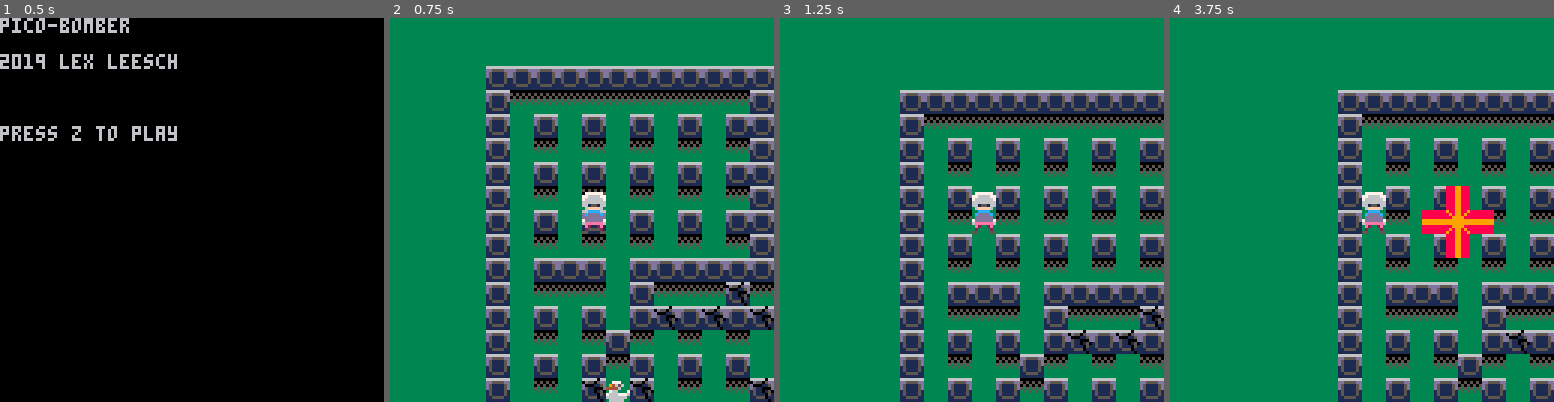
Above: before the commit, frames 1-4 (left to right).
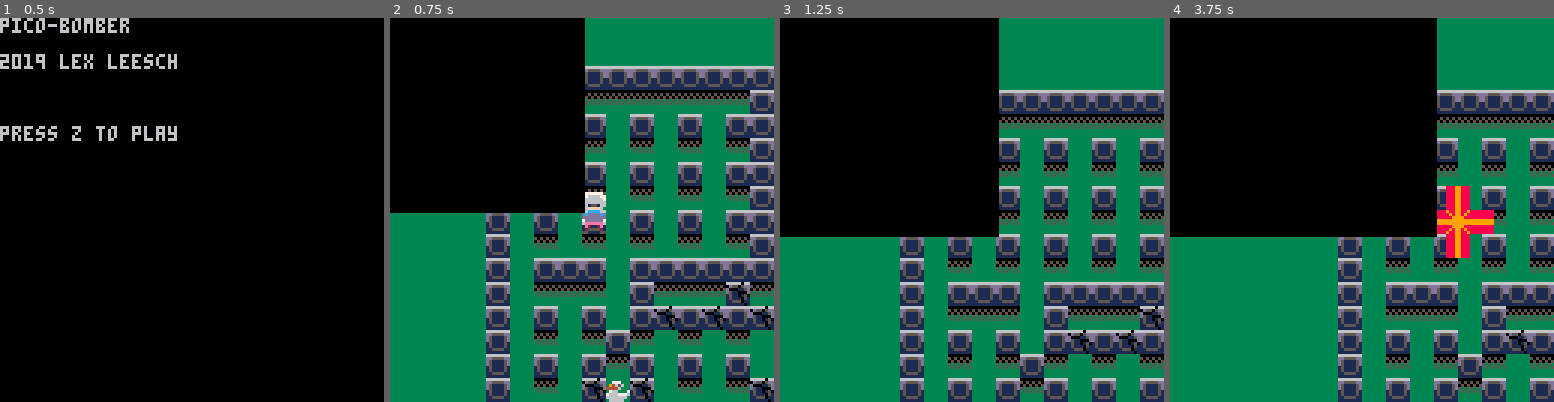
Above: after the commit, the same moments.

Repository: DigbyTheDog/PicoBomber
Game: PICO-8 cartridge game-1.p8
Two runs of this game, one before a commit and one after it. Both use one fixed random seed, a clock stepped at 60 frames per second and the inputs below.
Inputs:
- Up to frame 1 (0.5 s): no input
- Up to frame 2 (0.75 s): tap O (Z key) at 0.7 s
- Up to frame 3 (1.25 s): no input
- Up to frame 4 (3.75 s): hold Right 1.6-2.1 s; tap O (Z key) every 0.4 s from 1.7 to 3.7 s; hold Up 2.15-2.42 s; hold Right 2.47-3.03 s; hold Left 3.08-3.58 s; hold Down from 3.63 s (still down)

Frame 1 is identical in both runs. In frame 2, 25% of the frame differs, in the area x 0-51%, y 0-51%; in frame 3, 32%; in frame 4, 39%, in the area x 0-70%, y 0-58%.

Commit message:
Update game-1.p8
.

Diff:
--- a/game-1.p8
+++ b/game-1.p8
@@ -12,6 +12,7 @@
 global_timer=0
 cam=nil
 game_state="menu"
+sky=nil
 
 function _init()
 
@@ -24,6 +25,8 @@
 		x=player.x-64,
 		y=player.y-64
 	}
+
+	sky=init_sky()
 
 end
 
@@ -91,6 +94,47 @@
 		end
 	end
 
+	sky:draw()
+
+end
+
+function init_sky()
+
+	x = rnd(32) + 64       -- a random number between 64 and 96
+
+	local sky={
+		stars={},
+		create_star=function(self)
+			add(init_star(rnd(128), rnd(128), 6, 7),stars)
+		end,
+		draw=function(self)
+			rectfill(0,0,128,128,0)
+			for star in all(stars) do
+				star:draw()
+				print(star.x)
+			end
+
+		end
+	}
+
+	return sky
+
+end
+
+function init_star(x, y, radius, color)
+
+	local star={
+		x=x,
+		y=y,
+		radius=radius,
+		color=color,
+		draw=function(self)
+			color(self.color)
+			circfill(self.x,self.y,self.radius)
+			print(1111)
+		end
+	}
+
 end
 
 function update_menu()
@@ -140,6 +184,7 @@
 
 function load_level(level_number)
 
+	background_tiles={}
 	game_objects={}
 	local level_to_load=levels[level_number]
 
@@ -152,7 +197,10 @@
 				make_wall(i*8,j*8,8,8,true)
 			end
 			if mget(i,j)==2 then
-				make_background_tile(i*8,j*8,2)
+				make_background_tile(i*8,j*8,2,false)
+			end
+			if mget(i,j)==12 then
+				make_background_tile(i*8,j*8,12,true)
 			end
 		end
 	end
@@ -871,15 +919,15 @@
 00000000000000000000000000000000000000000000000000000000000000000000000000000000000000000000000000000000000000000000000000000000
 00000000000000000000000000000000000000000000000000000000000000000000000000000000000000000000000000000000000000000000000000000000
 00000000000000000000000000000000000000000000000000000000000000000000000000000000000000000000000000000000000000000000000000000032
-43434343434343434343434343434343434343434343434343434343434343434343434343434343434343434343434343434343434343434343434343434343
-43434343434343434343434343434343434343434343434343434343434343434343434343434343434343434343434343434343434343434343434343434343
-43434343434343434343434343434343434343434343434343434343434343434343434343434343434343434343434343434343434343434343434343434343
-43434343434343434343434343434343434343434343434343434343434343434343434343434343434343434343434343434343434343434343434343434343
-43434343434343434343434343434343434343434343434343434343434343434343434343434343434343434343434343434343434343434343434343434343
-43434343434343434343434343434343434343434343434343434343434343434343434343434343434343434343434343434343434343434343434343434343
-43434343434343434343434343434343434343434343434343434343434343434343434343434343434343434343434343434343434343434343434343434343
-43434343434343434343434343434343434343434343434343434343434343434343434343434343434343434343434343434343434343434343434343434343
-43434343434343434343434343434343434343434343434343434343434343434343434343434343434343434343434343434343434343434343434343434343
+42424242424242424242426242424242424242424242424242424242424242424242424242424242838342424242424242424242424242424242424242434343
+43434343434343434343434343434343434343434343434343434343434343434343434343434343434343434343434343434343434343434343434343434343
+42424242424242424242424242424242424242424242424242424242424242424242424242424242834242424242424242424242424242424242424242434343
+43434343434343434343434343434343434343434343434343434343434343434343434343434343434343434343434343434343434343434343434343434343
+62626262626262624242424242424242424242424242424242424242424242424242424242424242424242424242424242424242424242424242424242434343
+43434343434343434343434343434343434343434343434343434343434343434343434343434343434343434343434343434343434343434343434343434343
+62626262626262624242424242424242424242424242424242424242424242424242424242424242424242424242424242424242424242424242424242434343
+43434343434343434343434343434343434343434343434343434343434343434343434343434343434343434343434343434343434343434343434343434343
+62626262626262624242424242424242424242424242424242424242424242424242424242424242424242424242424242424242424242424242424242434343
 43434343434343434343434343434343434343434343434343434343434343434343434343434343434343434343434343434343434343434343434343434343
 43434343434343434343434343434343434343434343434343434343434343434343434343434343434343434343434343434343434343434343434343434343
 43434343434343434343434343434343434343434343434343434343434343434343434343434343434343434343434343434343434343434343434343434343
@@ -939,37 +987,37 @@
 3434343434343434343434343434343434343434343434343434343434343434343434343434343434343434343434343434343434343434343434343434343434343434343434343434343434343434343434343434343434343434343434343434343434343434343434343434343434343434343434343434343434343434
 3434343434343434343434343434343434343434343434343434343434343434343434343434343434343434343434343434343434343434343434343434343434343434343434343434343434343434343434343434343434343434343434343434343434343434343434343434343434343434343434343434343434343434
 3434343434343434343434343434343434343434343434343434343434343434343434343434343434343434343434343434343434343434343434343434343434343434343434343434343434343434343434343434343434343434343434343434343434343434343434343434343434343434343434343434343434343434
-3434343434343434343434343434343434343434343434343434343434343434343434343434343434343434343434343434343434343434343434343434343434343434343434343434343434343434343434343434343434343434343434343434343434343434343434343434343434343434343434343434343434343434
-3434343434343434343434343434343434343434343434343434343434343434343434343434343434343434343434343434343434343434343434343434343434343434343434343434343434343434343434343434343434343434343434343434343434343434343434343434343434343434343434343434343434343434
-3434343434343434343434343434343434343434343434343434343434343434343434343434343434343434343434343434343434343434343434343434343434343434343434343434343434343434343434343434343434343434343434343434343434343434343434343434343434343434343434343434343434343434
-3434343434343434343434343434343434343434343434343434343434343434343434343434343434343434343434343434343434343434343434343434343434343434343434343434343434343434343434343434343434343434343434343434343434343434343434343434343434343434343434343434343434343434
-3434343434343434343434343434343434343434343434343434343434343434343434343434343434343434343434343434343434343434343434343434343434343434343434343434343434343434343434343434343434343434343434343434343434343434343434343434343434343434343434343434343434343434
-3434343434343434343434343434343434343434343434343434343434343434343434343434343434343434343434343434343434343434343434343434343434343434343434343434343434343434343434343434343434343434343434343434343434343434343434343434343434343434343434343434343434343434
-3434343434343434343434343434343434343434343434343434343434343434343434343434343434343434343434343434343434343434343434343434343434343434343434343434343434343434343434343434343434343434343434343434343434343434343434343434343434343434343434343434343434343434
-3434343434343434343434340101010101010101010101010101010101010101010101010134343434343434343434343434343434343434343434343434343434343434343434343434343434343434343434343434343434343434343434343434343434343434343434343434343434343434343434343434343434343434
-3434343434343434343434340102020202020202020202010202110202020202020202020134343434343434343434343434343434343434343434343434343434343434343434343434343434343434343434343434343434343434343434343434343434343434343434343434343434343434343434343434343434343434
-3434343434343434343434340100010001000100010001010100010001000100010001000134343434343434343434343434343434343434343434343434343434343434343434343434343434343434343434343434343434343434343434343434343434343434343434343434343434343434343434343434343434343434
-3434343434343434343434340100020002000200020002010200110002000200020002000134343434343434343434343434343434343434343434343434343434343434343434343434343434343434343434343434343434343434343434343434343434343434343434343434343434343434343434343434343434343434
-3434343434343434343434340100010001000100010001010100010001000100010001000134343434343434343434343434343434343434343434343434343434343434343434343434343434343434343434343434343434343434343434343434343434343434343434343434343434343434343434343434343434343434
-3434343434343434343434340100020002000200020002010225110002000200020002000134343434343434343434343434343434343434343434343434343434343434343434343434343434343434343434343434343434343434343434343434343434343434343434343434343434343434343434343434343434343434
-3434343434343434343434340100010001000100010001010100010001110111010001000134343434343434343434343434343434343434343434343434343434343434343434343434343434343434343434343434343434343434343434343434343434343434343434343434343434343434343434343434343434343434
-3434343434343434343434340100020002000200022b02011100110002000225020002000134343434343434343434343434343434343434343434343434343434343434343434343434343434343434343434343434343434343434343434343434343434343434343434343434343434343434343434343434343434343434
-3434343434343434343434340100010101000101010101010100010001000100010001000134343434343434343434343434343434343434343434343434343434343434343434343434343434343434343434343434343434343434343434343434343434343434343434343434343434343434343434343434343434343434
-3434343434343434343434340100020202000102020211020203020011000200020002260134343434343434343434343434343434343434343434343434343434343434343434343434343434343434343434343434343434343434343434343434343434343434343434343434343434343434343434343434343434343434
-3434343434343434343434340100010001000111011101110111010001000100010001010134343434343434343434343434343434343434343434343434343434343434343434343434343434343434343434343434343434343434343434343434343434343434343434343434343434343434343434343434343434343434
-343434343434343434343434010002000201022402240224022a020002000200020002020134343434343434343434343434343434343434343434343434343434343434343434343434343434343434343434343434343434343434343434343434343434343434343434343434343434343434343434343434343434343434
-3434343434343434343434340100010001020100010001000100010001110111010001000134343434343434343434343434343434343434343434343434343434343434343434343434343434343434343434343434343434343434343434343434343434343434343434343434343434343434343434343434343434343434
-343434343434343434343434010002001103112b0200021102110203022a022a020002000134343434343434343434343434343434343434343434343434343434343434343434343434343434343434343434343434343434343434343434343434343434343434343434343434343434343434343434343434343434343434
-3434343434343434343434340100010001000100010001000124010001000100010001110134343434343434343434343434343434343434343434343434343434343434343434343434343434343434343434343434343434343434343434343434343434343434343434343434343434343434343434343434343434343434
-3434343434343434343434340100020002010200020011000225020002000200020011030134343434343434343434343434343434343434343434343434343434343434343434343434343434343434343434343434343434343434343434343434343434343434343434343434343434343434343434343434343434343434
-3434343434343434343434340101010101010101010101010101010101010101010101010134343434343434343434343434343434343434343434343434343434343434343434343434343434343434343434343434343434343434343434343434343434343434343434343434343434343434343434343434343434343434
-3434343434343434343434343434343434343434343434343434343434343434343434343434343434343434343434343434343434343434343434343434343434343434343434343434343434343434343434343434343434343434343434343434343434343434343434343434343434343434343434343434343434343434
-3434343434343434343434343434343434343434343434343434343434343434343434343434343434343434343434343434343434343434343434343434343434343434343434343434343434343434343434343434343434343434343434343434343434343434343434343434343434343434343434343434343434343434
-3434343434343434343434343434343434343434343434343434343434343434343434343434343434343434343434343434343434343434343434343434343434343434343434343434343434343434343434343434343434343434343434343434343434343434343434343434343434343434343434343434343434343434
-3434343434343434343434343434343434343434343434343434343434343434343434343434343434343434343434343434343434343434343434343434343434343434343434343434343434343434343434343434343434343434343434343434343434343434343434343434343434343434343434343434343434343434
-3434343434343434343434343434343434343434343434343434343434343434343434343434343434343434343434343434343434343434343434343434343434343434343434343434343434343434343434343434343434343434343434343434343434343434343434343434343434343434343434343434343434343434
-…(5 lines of a section not shown)…
+2424242424242424242424242424242424242424242424242424242424242424242424242424242424242424242424242424242424242424242424242434343434343434343434343434343434343434343434343434343434343434343434343434343434343434343434343434343434343434343434343434343434343434
+2424242424242424242424242424242424242424242424242424242424242424242424242424242438242424242424242424242424242424242424242434343434343434343434343434343434343434343434343434343434343434343434343434343434343434343434343434343434343434343434343434343434343434
+2424242424242424242424242424242424242424242424242424242424242424242424242424242438382424242424242424242424242424242424242434343434343434343434343434343434343434343434343434343434343434343434343434343434343434343434343434343434343434343434343434343434343434
+2424242424242424242424242424242424242424242424242424242424242424242424242424243838382424242424242424242424242424242424242434343434343434343434343434343434343434343434343434343434343434343434343434343434343434343434343434343434343434343434343434343434343434
+2424242424242424242424262424242424242424242424242424242424242424242424242424243838242424242424242424242424242424242424242434343434343434343434343434343434343434343434343434343434343434343434343434343434343434343434343434343434343434343434343434343434343434
+2424242424242424242424262424242424242424242424242424242424242424242424242424243838242424242424242424242424242424242424242434343434343434343434343434343434343434343434343434343434343434343434343434343434343434343434343434343434343434343434343434343434343434
+2424242424242424242424262424242424242424242424242424242424242424242424242424382438382424242424242424242424242424242424242434343434343434343434343434343434343434343434343434343434343434343434343434343434343434343434343434343434343434343434343434343434343434
+2424242424242424242424260101010101010101010101010101010101010101010101010124382438382424242424242424242424242424242424242434343434343434343434343434343434343434343434343434343434343434343434343434343434343434343434343434343434343434343434343434343434343434
+2424242424242424242424260102020202020202020202010202110202020202020202020124383838382424242424242424242424242424242424242434343434343434343434343434343434343434343434343434343434343434343434343434343434343434343434343434343434343434343434343434343434343434
+2424242424242424242424260100010001000100010001010100010001000100010001000124243838242424242424242424242424242424242424242434343434343434343434343434343434343434343434343434343434343434343434343434343434343434343434343434343434343434343434343434343434343434
+2424242424242424242424260100020002000200020002010200110002000200020002000124243838242424242424242424242424242424242424242434343434343434343434343434343434343434343434343434343434343434343434343434343434343434343434343434343434343434343434343434343434343434
+2424242424242424242424260100010001000100010001010100010001000100010001000124242438242424242424242424242424242424242424242434343434343434343434343434343434343434343434343434343434343434343434343434343434343434343434343434343434343434343434343434343434343434
+2424242424242424242424260100020002000200020002010225110002000200020002000124242438242424242424242424242424242424242424242434343434343434343434343434343434343434343434343434343434343434343434343434343434343434343434343434343434343434343434343434343434343434
+2424242424242424242424260100010001000100010001010100010001110111010001000124242438242424242424242424242424242424242424242434343434343434343434343434343434343434343434343434343434343434343434343434343434343434343434343434343434343434343434343434343434343434
+2424242424242424242424260100020002000200022b02011100110002000225020002000124242438242424242424242424242424242424242424242434343434343434343434343434343434343434343434343434343434343434343434343434343434343434343434343434343434343434343434343434343434343434
+2424242424242424242424260100010101000101010101010100010001000100010001000124243838242424242424242424242424242424242424242434343434343434343434343434343434343434343434343434343434343434343434343434343434343434343434343434343434343434343434343434343434343434
+2424242424242424242424260100020202000102020211020203020011000200020002260124242438382424242424242424242424242424242424242434343434343434343434343434343434343434343434343434343434343434343434343434343434343434343434343434343434343434343434343434343434343434
+2424242424242424242424260100010001000111011101110111010001000100010001010124243838382424242424242424242424242424242424242434343434343434343434343434343434343434343434343434343434343434343434343434343434343434343434343434343434343434343434343434343434343434
+242424242424242424242426010002000201022402240224022a020002000200020002020124243838383824242424242424242424242424242424242434343434343434343434343434343434343434343434343434343434343434343434343434343434343434343434343434343434343434343434343434343434343434
+2424242424242424242424260100010001020100010001000100010001110111010001000124243838243824242424242424242424242424242424242434343434343434343434343434343434343434343434343434343434343434343434343434343434343434343434343434343434343434343434343434343434343434
+242424242424242424242426010002001103112b0200021102110203022a022a020002000124242438243824242424242424242424242424242424242434343434343434343434343434343434343434343434343434343434343434343434343434343434343434343434343434343434343434343434343434343434343434
+2424242424242424242424260100010001000100010001000124010001000100010001110124243838242424242424242424242424242424242424242434343434343434343434343434343434343434343434343434343434343434343434343434343434343434343434343434343434343434343434343434343434343434
+2424242424242424242424260100020002010200020011000225020002000200020011030124242438382424242424242424242424242424242424242434343434343434343434343434343434343434343434343434343434343434343434343434343434343434343434343434343434343434343434343434343434343434
+2424242424242424242424260101010101010101010101010101010101010101010101010124242438382424242424242424242424242424242424242434343434343434343434343434343434343434343434343434343434343434343434343434343434343434343434343434343434343434343434343434343434343434
+2424242424242424242424262424242424242424242424242424242424242424242424242424242438382424242424242424242424242424242424242434343434343434343434343434343434343434343434343434343434343434343434343434343434343434343434343434343434343434343434343434343434343434
+2424242424242424242424262424242424242424242424242424242424242424242424242424242438382424242424242424242424242424242424242434343434343434343434343434343434343434343434343434343434343434343434343434343434343434343434343434343434343434343434343434343434343434
+2424242424242424242424262424242424242424242424242424242424242424242424242424242438382424242424242424242424242424242424242434343434343434343434343434343434343434343434343434343434343434343434343434343434343434343434343434343434343434343434343434343434343434
+2424242424242424242424262424242424242424242424242424242424242424242424242424242438382424242424242424242424242424242424242434343434343434343434343434343434343434343434343434343434343434343434343434343434343434343434343434343434343434343434343434343434343434
+2424242424242424242424262424242424242424242424242424242424242424242424242424242438382424242424242424242424242424242424242434343434343434343434343434343434343434343434343434343434343434343434343434343434343434343434343434343434343434343434343434343434343434
+…(5 lines of a section not shown)…
